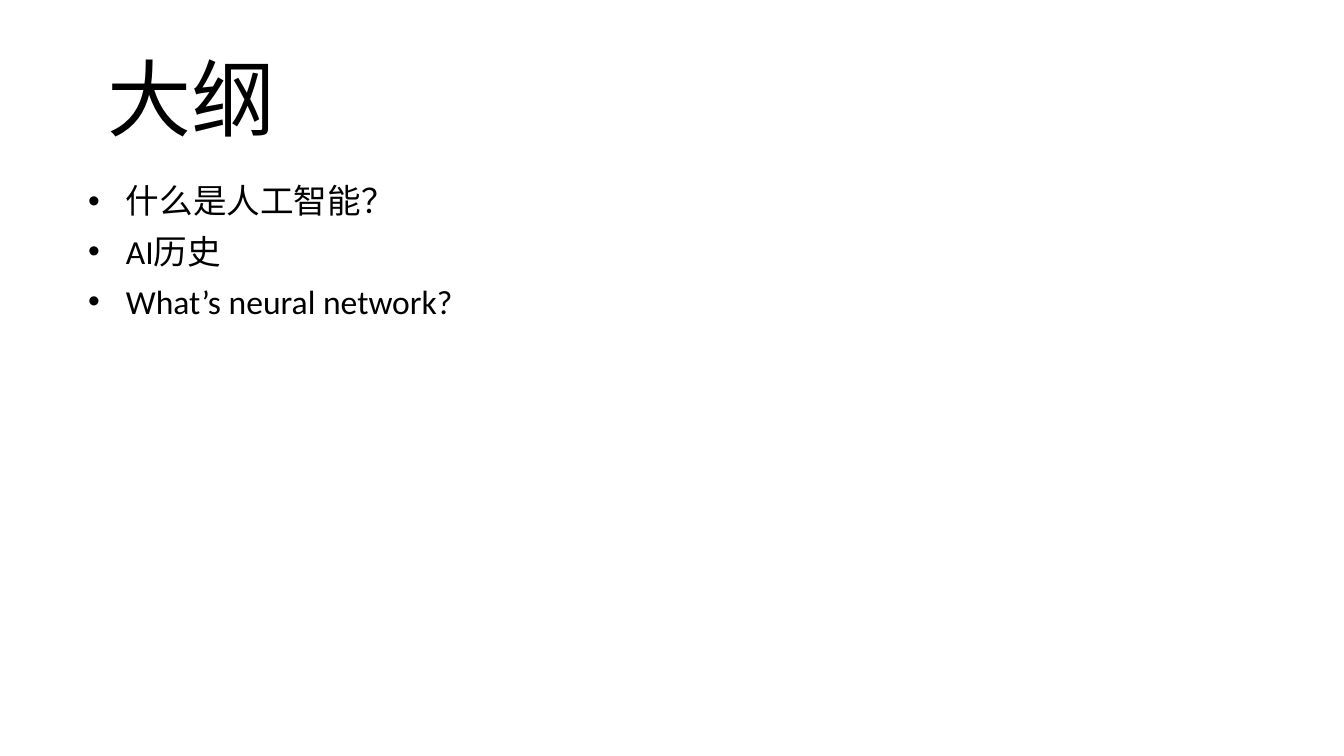
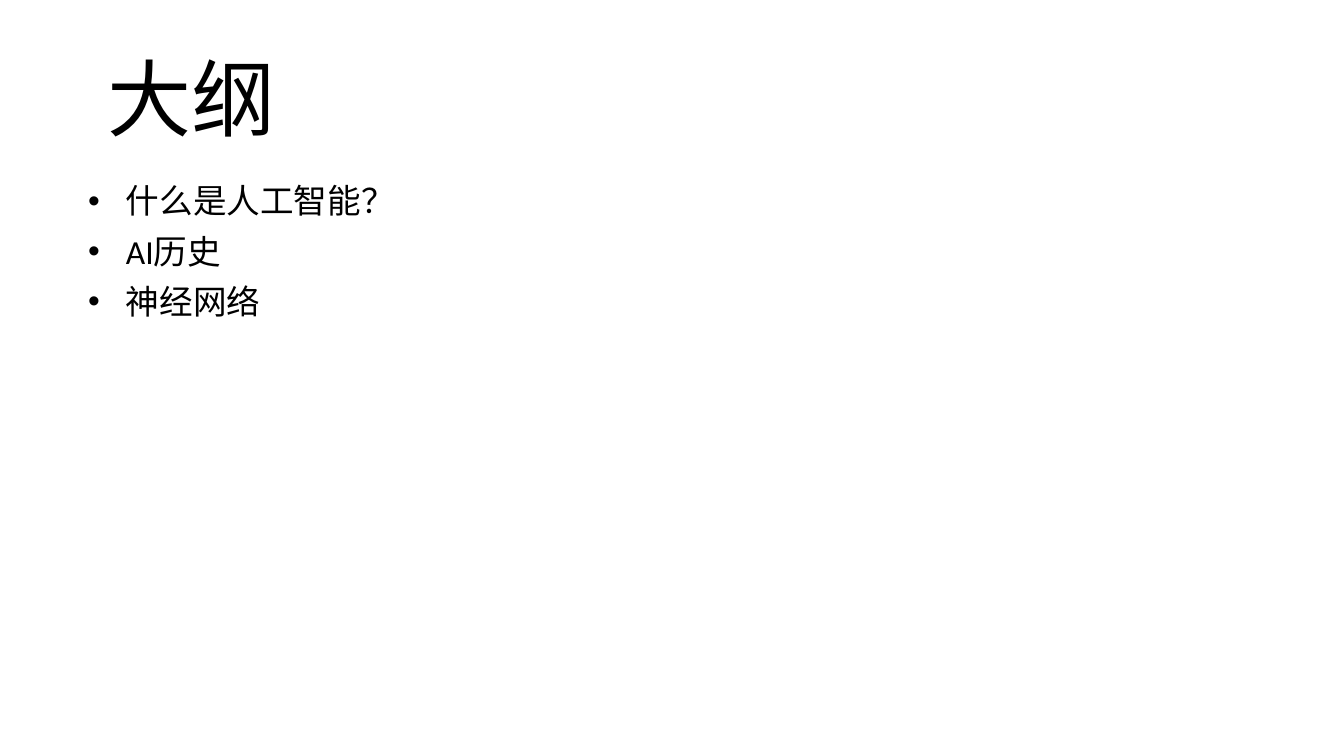
Before and after one commit to EnhaoSun/MyNotes, a slide deck: slide 2 of Artificial Intelligence.pptx. Drawn at 1344x756 pixels with LibreOffice and Linux fonts; fonts in the diff are those of the drawing. Boxes give left, top, right and bottom in pixels: in the first picture for what was removed or moved away, otherwise in the second. Text is boxed around its words. In the diff, an @@ line names an element or a change of style, - is before the commit and + after.

```diff
--- a/Artificial Intelligence.pptx
+++ b/Artificial Intelligence.pptx
@@ subtitle at [126,285,260,317]: text changed @@
-• What’s neural network?
+• 神经网络
```
Also in this commit, not shown: 2 other slides changed, 5 slides added.
